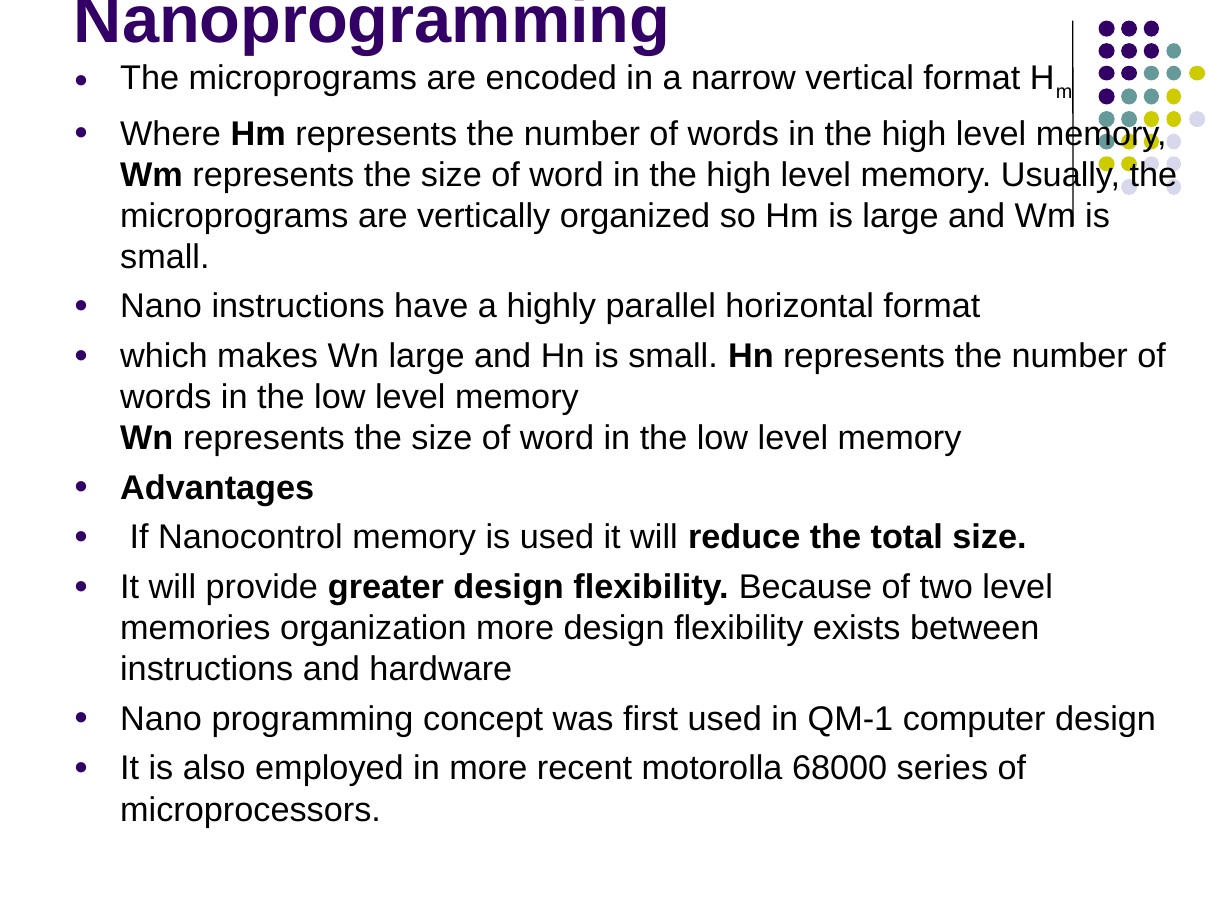
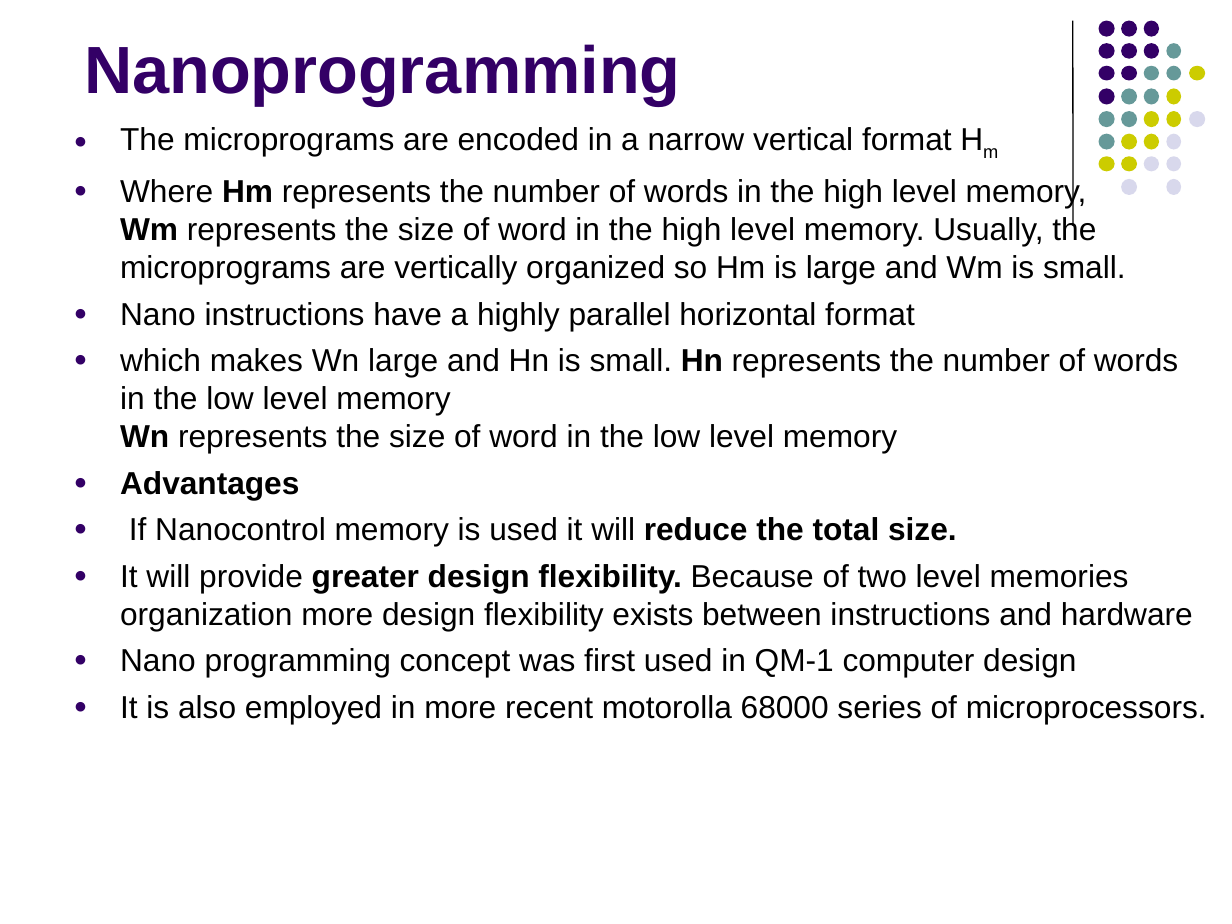
Before and after one commit to Khushi130404/Assembly_8085_Processor, a slide deck: slide 63 of CO_Study/5_cpudesignfinal_ams.ppt. Drawn at 1232x924 pixels with LibreOffice and Linux fonts; fonts in the diff are those of the drawing. Boxes give left, top, right and bottom in pixels: in the first picture for what was removed or moved away, otherwise in the second. Text is boxed around its words. In the diff, an @@ line names an element or a change of style, - is before the commit and + after.

Commit message:
PPTs

```diff
--- a/CO_Study/5_cpudesignfinal_ams.ppt
+++ b/CO_Study/5_cpudesignfinal_ams.ppt
@@ title "Nanoprogramming" rewrapped from box(74, 0, 670, 54) to box(84, 44, 680, 105) @@
@@ text "The microprograms are encoded in ...": place and size @@
-text "The microprograms are encoded in ..." at box(120, 64, 1178, 827)
+text "The microprograms are encoded in ..." at box(120, 127, 1207, 724)
@@ text "The microprograms are encoded in ..." at box(120, 127, 1207, 724): size 20 to 18.5 pt @@
```
Also in this commit, not shown: 3 other slides changed, 1 other file.
